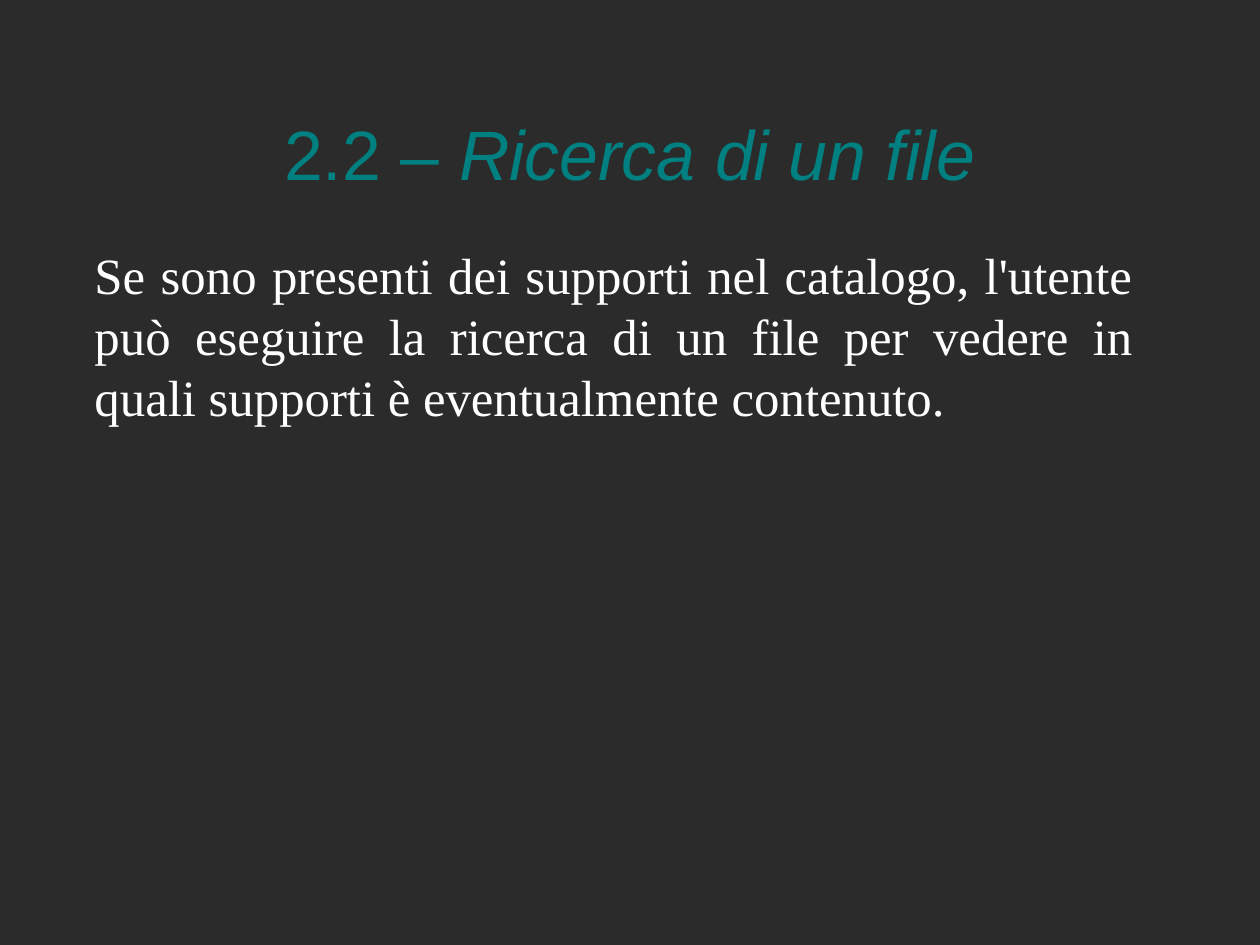
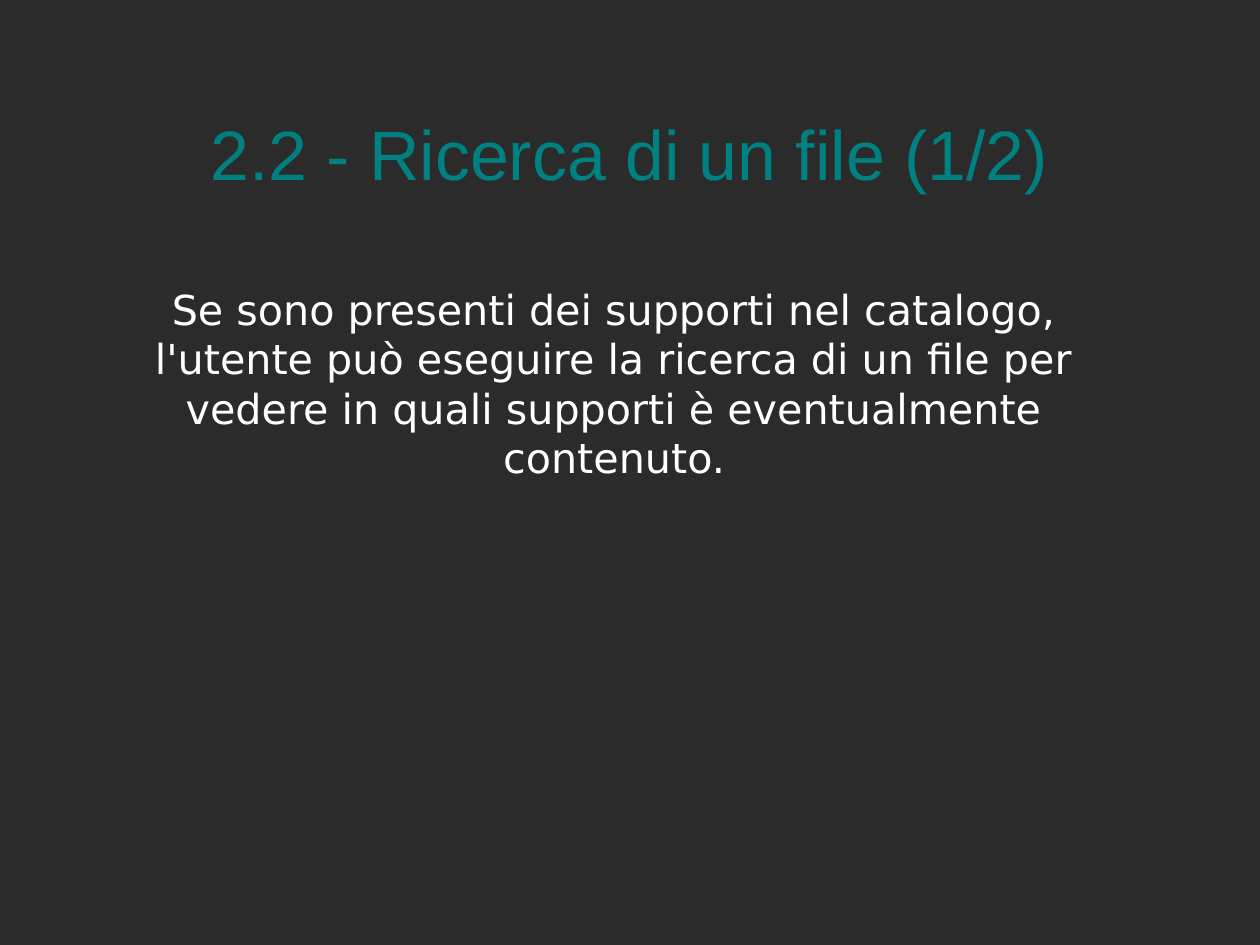
Before and after one commit to Muffo/medialog, a slide deck: slide 9 of presentazione MediaLog.odp. Drawn at 1260x945 pixels with LibreOffice and Linux fonts; fonts in the diff are those of the drawing; background and template pictures are left out; a plain dark background stands for a picture behind light text. Boxes give left, top, right and bottom in pixels: in the first picture for what was removed or moved away, otherwise in the second. Text is boxed around its words. In the diff, an @@ line names an element or a change of style, - is before the commit and + after.

```diff
--- a/presentazione MediaLog.odp
+++ b/presentazione MediaLog.odp
@@ title at [210,129,1048,193]: text changed; italic off @@
-2.2 – Ricerca di un file
+2.2 - Ricerca di un file (1/2)
@@ text "Se sono presenti dei supporti ...": place and size @@
-text "Se sono presenti dei supporti ..." at [94,258,1132,426]
+text "Se sono presenti dei supporti ..." at [155,293,1072,474]
@@ text "Se sono presenti dei supporti ..." at [155,293,1072,474]: size 32 to 26 pt, font Times New Roman to DejaVu Sans; alignment justified to centre @@
```
Also in this commit, not shown: 17 other slides changed, 22 slides added, 2 slides removed, 13 other files.
